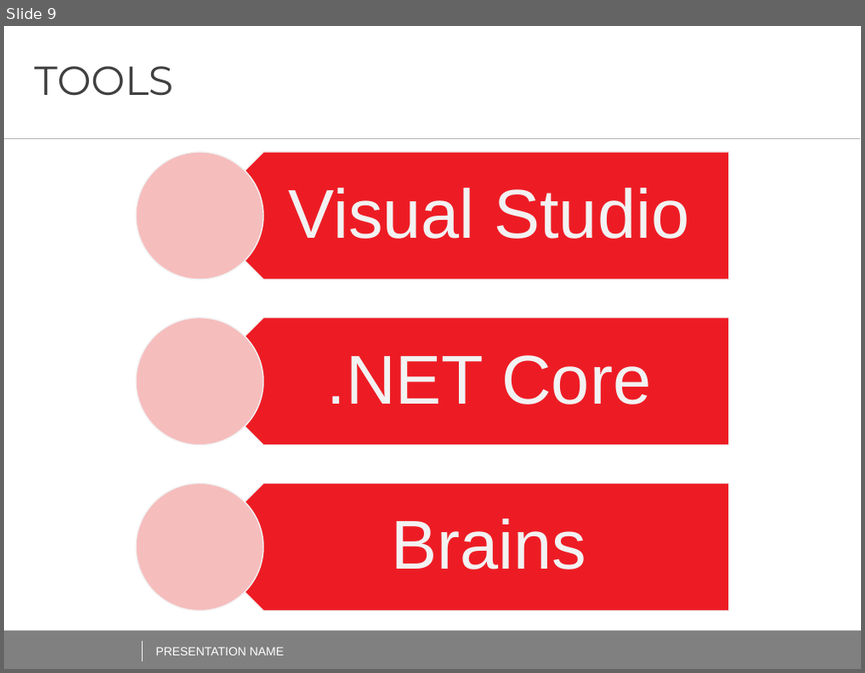
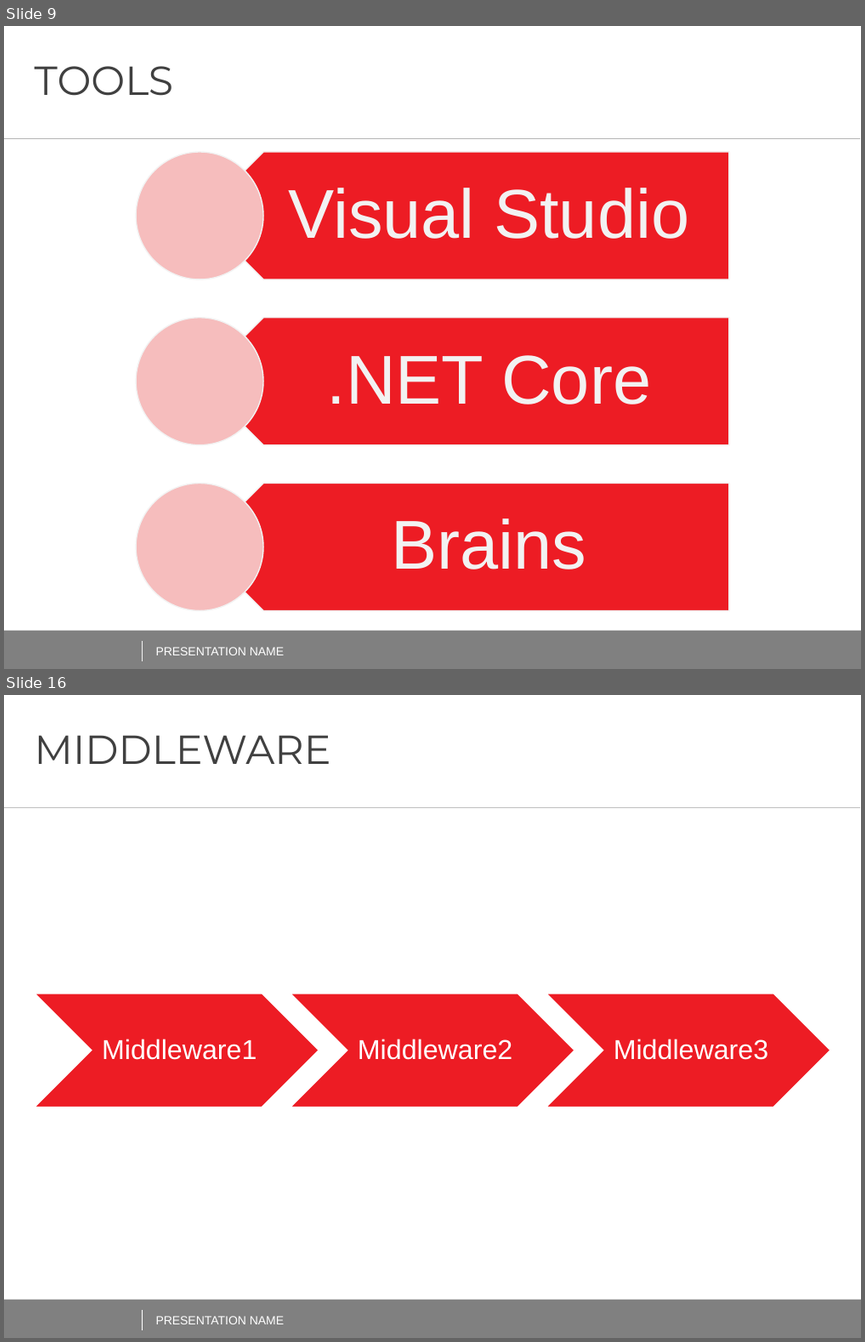
Before and after one commit to AndreiShenets/ASP.NET-Lectures, a slide deck: docs/ASP.NET CORE - iTechArt 2018.pptx. Shown one above the other, each under a label of ours: slide 9 before the commit, slides 9 and 16 after it; the slides between them are not shown. The pictures are 865x673 and 865x1342 pixels, drawn with LibreOffice and Linux fonts; fonts in the diff are those of the drawing; background and template pictures are left out. Boxes give left, top, right and bottom in pixels: in the first picture for what was removed or moved away, otherwise in the second. Text is boxed around its words. In the diff, an @@ line names an element or a change of style, - is before the commit and + after.

```diff
--- a/docs/ASP.NET CORE - iTechArt 2018.pptx
+++ b/docs/ASP.NET CORE - iTechArt 2018.pptx
@@ slide 16 added at [4,695,861,1338], background #FFFFFF; not listed: 2 template elements that a slide beside it also shows @@
@@ title added at [35,735,331,764], 34 pt, text #404040 @@
+MIDDLEWARE
@@ line added from (4, 807) to (860, 807), #BFBFBF 0.5 pt @@
@@ group added at [35,993,831,1107]: 3 chevrons, 3 texts @@
+Middleware1
+Middleware2
+Middleware3
@@ line added from (142, 1310) to (142, 1330), #FFFFFF 0.5 pt @@
@@ text added at [156,1315,284,1324], 10 pt, text #FFFFFF @@
+PRESENTATION NAME
```
Also in this commit, not shown: 1 slide changed, 12 other slides added.
